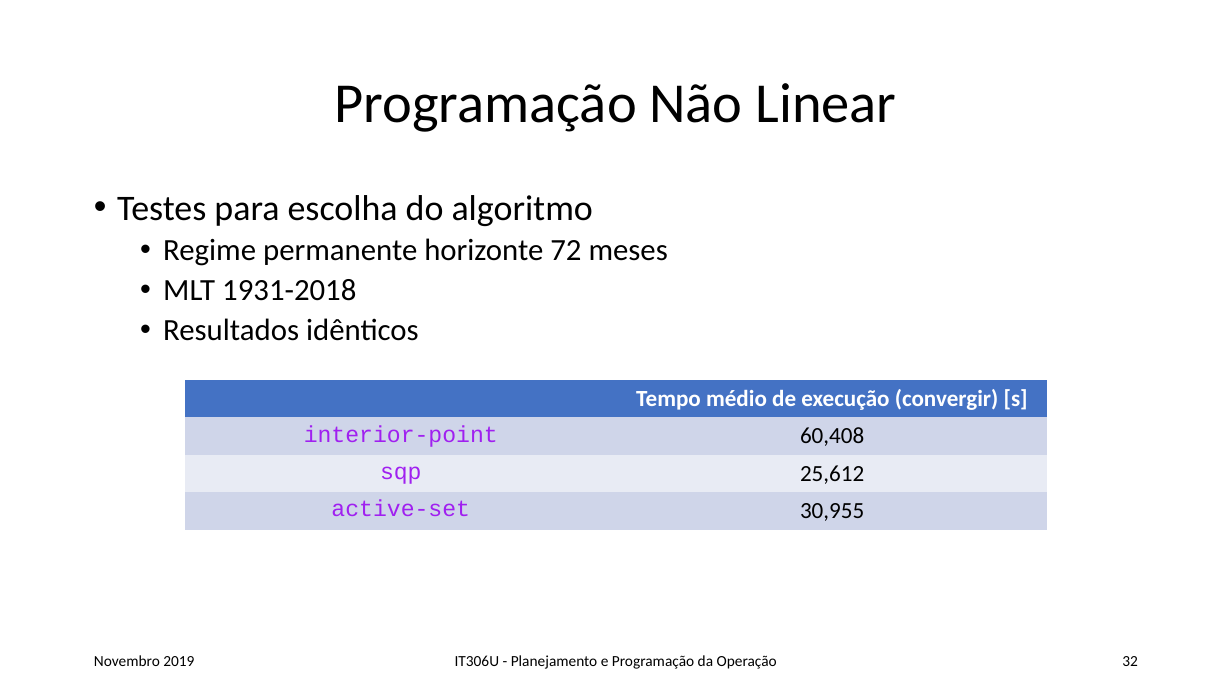
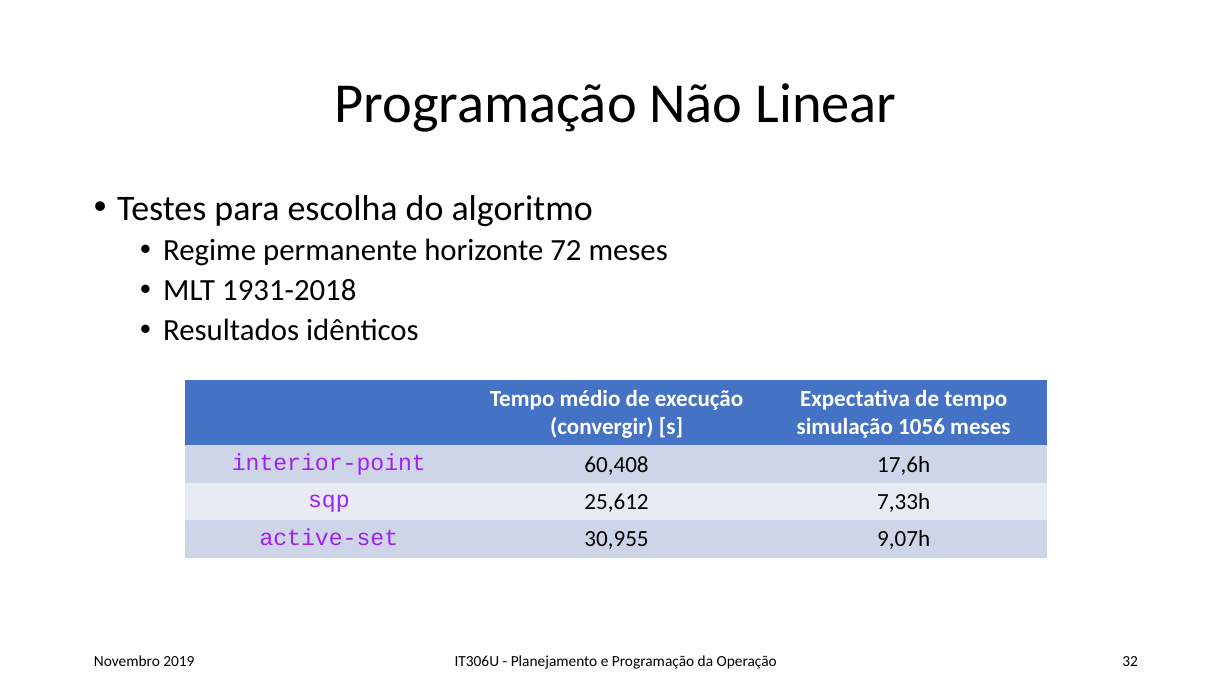
Before and after one commit to 1217720084/dynamic-programming-hydrothermal-scheduling, a slide deck: slide 32 of Rel_slides_rev1.pptx. Drawn at 1232x693 pixels with LibreOffice and Linux fonts; fonts in the diff are those of the drawing. Boxes give left, top, right and bottom in pixels: in the first picture for what was removed or moved away, otherwise in the second. Text is boxed around its words. In the diff, an @@ line names an element or a change of style, - is before the commit and + after.

Commit message:
update

```diff
--- a/Rel_slides_rev1.pptx
+++ b/Rel_slides_rev1.pptx
@@ table at (185,380,1048,555) @@
+column 3: Expectativa de tempo simulação 1056 meses | 17,6h | 7,33h | 9,07h
```
